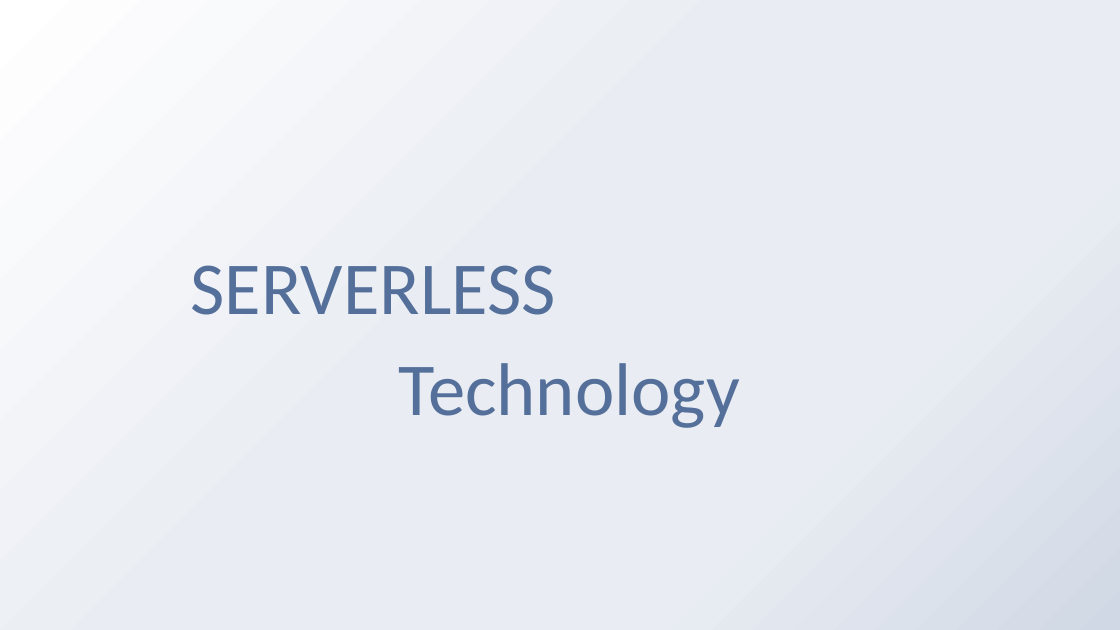
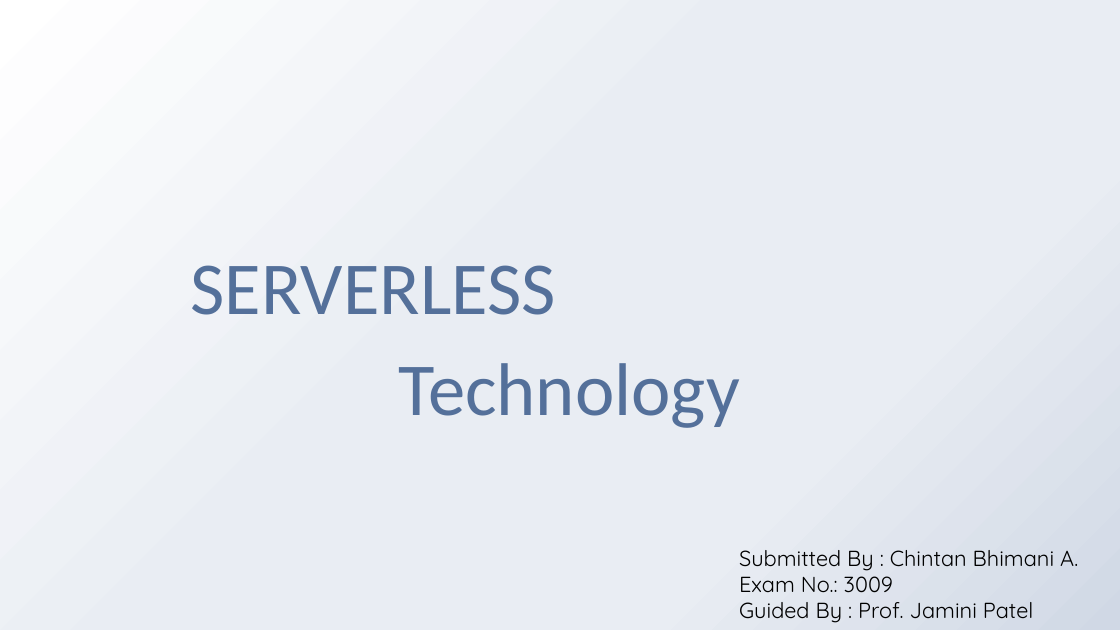
Before and after one commit to chintanBhimani07/unknown, a slide deck: slide 1 of Reports/Seminar-ppt.pptx. Drawn at 1120x630 pixels with LibreOffice and Linux fonts; fonts in the diff are those of the drawing; background and template pictures are left out. Boxes give left, top, right and bottom in pixels: in the first picture for what was removed or moved away, otherwise in the second. Text is boxed around its words. In the diff, an @@ line names an element or a change of style, - is before the commit and + after.

```diff
--- a/Reports/Seminar-ppt.pptx
+++ b/Reports/Seminar-ppt.pptx
@@ text added at (x1=739, y1=550, x2=1078, y2=623), 14 pt, text #000000 @@
+Submitted By : Chintan Bhimani A.
+Exam No.: 3009
+Guided By : Prof. Jamini Patel
```
Also in this commit, not shown: 1 other slide changed, 8 other files.
